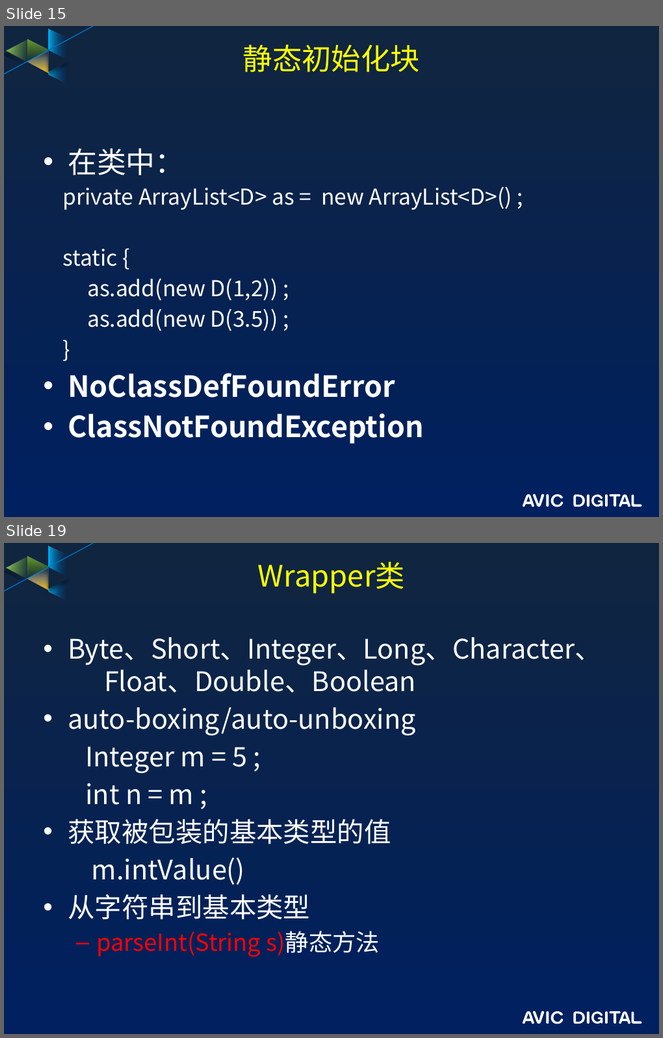
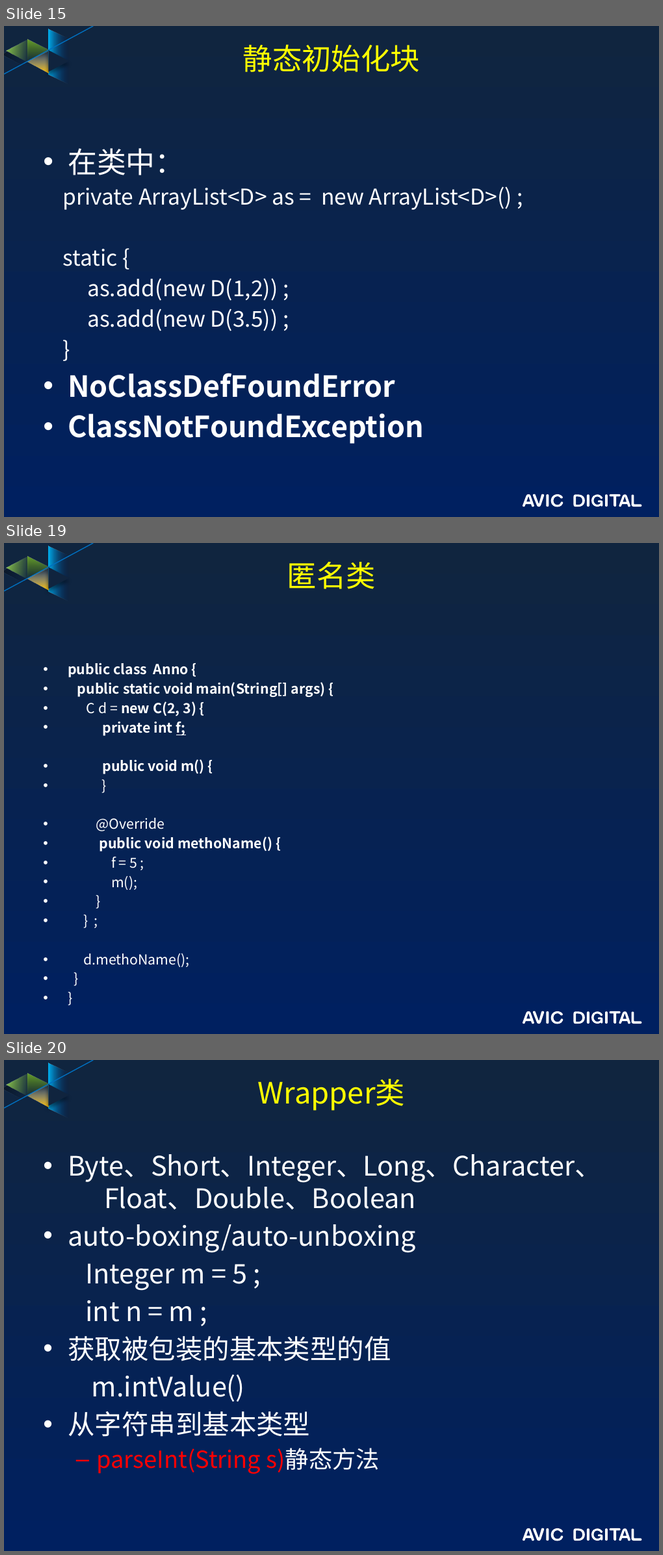
Before and after one commit to guofengzh/java-way, a slide deck: java/docs/03-java-接口和继承.pptx. Shown one above the other, each under a label of ours: slides 15 and 19 before the commit, slides 15, 19 and 20 after it; the slides between them are not shown. The pictures are 663x1038 and 663x1555 pixels, drawn with LibreOffice and Linux fonts; fonts in the diff are those of the drawing; background and template pictures are left out. Boxes give left, top, right and bottom in pixels: in the first picture for what was removed or moved away, otherwise in the second. Text is boxed around its words. In the diff, an @@ line names an element or a change of style, - is before the commit and + after.

```diff
--- a/java/docs/03-java-接口和继承.pptx
+++ b/java/docs/03-java-接口和继承.pptx
@@ slide 19 added at (4,543,659,1034), background gradient #10253F to #002060; not listed: 17 template elements that a slide beside it also shows @@
@@ title added at (287,562,376,589), 32.4 pt, text #FFFF00 @@
+匿名类
@@ text added at (68,663,326,967), 15.2 pt, text #FFFFFF, bold @@
+• public class Anno {
+• public static void main(String[] args) {
+• C d = new C(2, 3) {
+• private int f;
+• public void m() {
+• }
+• @Override
+• public void methoName() {
+• f = 5 ;
+• m();
+• }
+• } ;
+• d.methoName();
+• }
+• }
@@ what was slide 19 is now slide 20 @@
```
Also in this commit, not shown: 4 slides changed, 2 other files.
